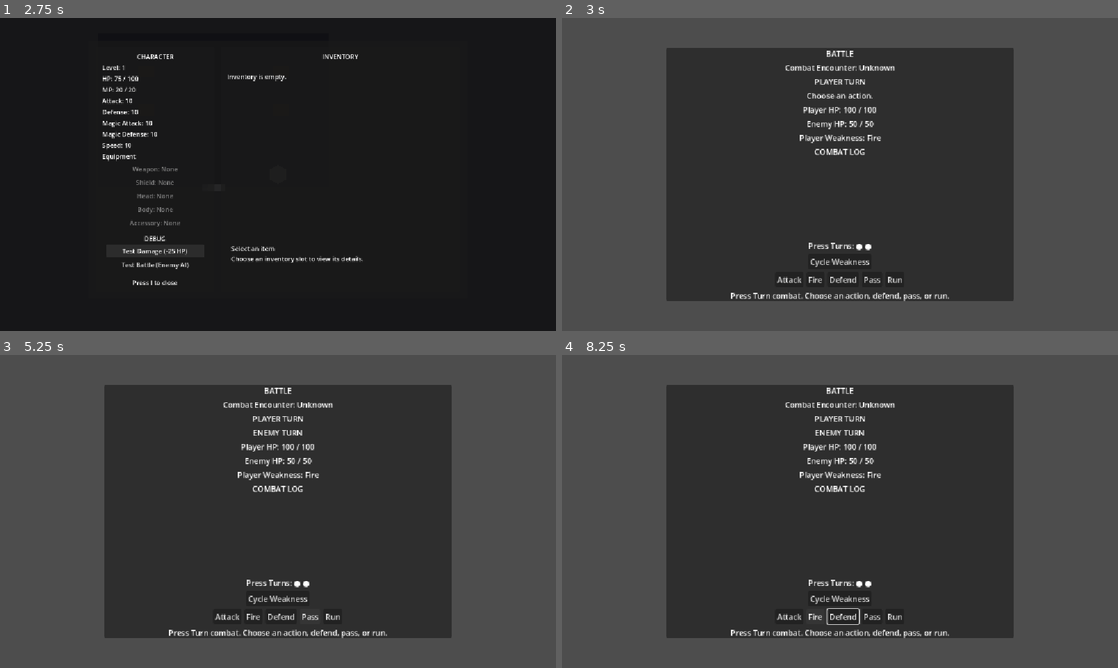
Above: before the commit, frames 1-4 (two rows, left to right).
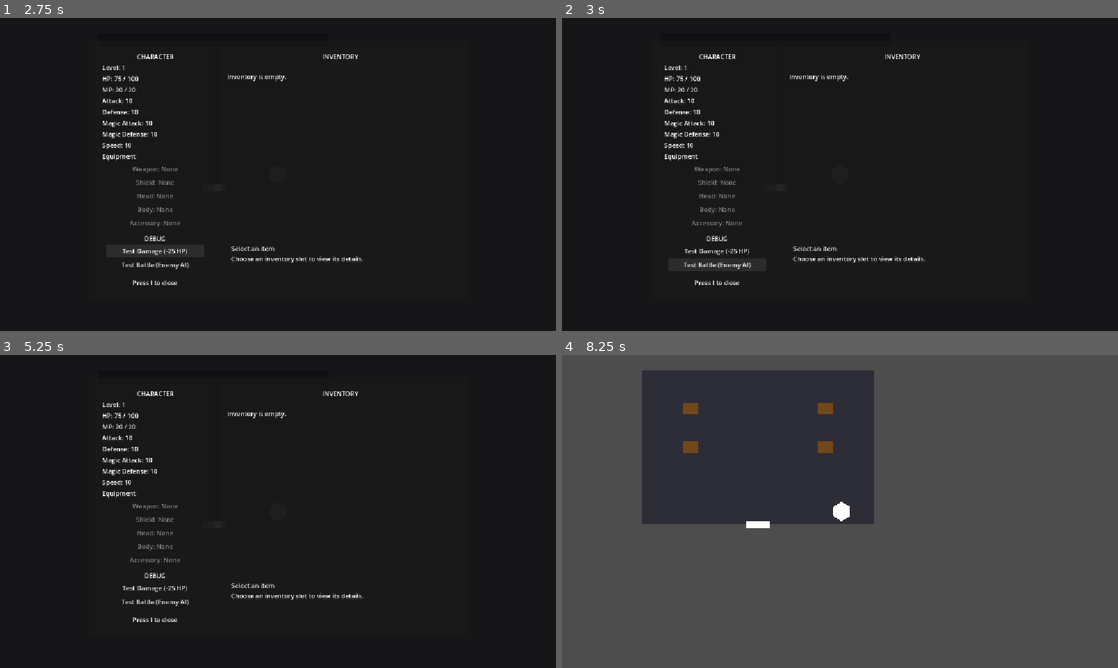
Above: after the commit, the same moments.

Repository: salexume94-pixel/Scripts
Game: Godot game, scene res://scenes/World.tscn
Two runs of this game, one before a commit and one after it. Both use one fixed random seed, a clock stepped at 60 frames per second and the inputs below.
Inputs (mouse positions are in pixels of both pictures, inside the frame that each line leads up to):
- Up to frame 1 (2.75 s): tap Enter at 0.5 s; hold Right (ui_right) 0.53-1.28 s; tap E at 0.6 s; hold Down (ui_down) 1.28-2 s; tap I at 1.35 s; click "Test Damage (-25 HP)" at 2 s
- Up to frame 2 (3 s): click "Test Battle (Enemy AI)" at 2.75 s
- Up to frame 3 (5.25 s): click (278, 599) at 3.5 s, where only the run before the commit has a clickable "Cycle Weakness"; click (283, 617) at 4.25 s, where only the run before the commit has a clickable "Defend"; click (311, 617) at 5 s, where only the run before the commit has a clickable "Pass"
- Up to frame 4 (8.25 s): click (895, 617) at 5.75 s, where only the run before the commit has a clickable "Run"; click (789, 617) at 6.5 s, where only the run before the commit has a clickable "Attack"; click (817, 617) at 7.25 s, where only the run before the commit has a clickable "Fire"; tap I at 8 s; hold Right (ui_right) from 8.03 s (still down); tap E at 8.1 s

Frame 1 is identical in both runs. In frame 2, 53% of the frame differs, in the area x 0-100%, y 0-100%; in frame 3, 53%; in frame 4, 39%.
Error before the commit: Invalid call. Nonexistent function 'get_active_enemy_id' in base 'Node (combat_manager.gd)'. (res://combat/battle.gd:174)
Error after the commit: Parse Error: Cannot infer the type of "next_index" variable because the value doesn't have a set type. (res://systems/combat_manager.gd:117)

Commit message:
Restore CombatManager Battle API

Diff:
--- a/systems/combat_manager.gd
+++ b/systems/combat_manager.gd
@@ -57,6 +57,81 @@
 
 func is_in_combat() -> bool:
 	return active_combat != null
+
+func is_victory() -> bool:
+	return is_in_combat() and active_combat.phase == COMBAT_STATE_SCRIPT.Phase.VICTORY
+
+func is_defeat() -> bool:
+	return is_in_combat() and active_combat.phase == COMBAT_STATE_SCRIPT.Phase.DEFEAT
+
+func is_player_turn() -> bool:
+	return is_in_combat() and active_combat.phase == COMBAT_STATE_SCRIPT.Phase.PLAYER_TURN
+
+func is_enemy_turn() -> bool:
+	return is_in_combat() and active_combat.phase == COMBAT_STATE_SCRIPT.Phase.ENEMY_TURN
+
+func get_active_enemy_id() -> String:
+	return active_combat.enemy_id if is_in_combat() else ""
+
+func get_enemy_hp() -> int:
+	return active_combat.enemy_hp if is_in_combat() else 0
+
+func get_enemy_max_hp() -> int:
+	return active_combat.enemy_max_hp if is_in_combat() else 0
+
+func get_player_press_turns_remaining() -> float:
+	return active_combat.player_press_turns_remaining if is_in_combat() else 0.0
+
+func get_combat_log() -> Array[String]:
+	return combat_log.duplicate()
+
+func add_combat_log(message: String) -> void:
+	if message.is_empty():
+		return
+	_append_combat_log(message)
+
+func get_last_enemy_action_name() -> String:
+	return active_combat.last_enemy_action_name if is_in_combat() else ""
+
+func get_player_weakness_debug() -> String:
+	if not is_in_combat():
+		return "Unknown"
+	for affinity_data in active_combat.player_affinities:
+		if affinity_data == null:
+			continue
+		if affinity_data.affinity == AFFINITIES.Type.WEAK:
+			return DAMAGE_TYPES.get_display_name(affinity_data.damage_type)
+	return "None"
+
+func cycle_player_weakness() -> bool:
+	if not is_in_combat() or active_combat.player_affinities.is_empty():
+		return false
+	var weakness_index := -1
+	for i in range(active_combat.player_affinities.size()):
+		var affinity_data: Resource = active_combat.player_affinities[i]
+		if affinity_data != null and affinity_data.affinity == AFFINITIES.Type.WEAK:
+			weakness_index = i
+			break
+	if weakness_index < 0:
+		return false
+	var next_index := (weakness_index + 1) % active_combat.player_affinities.size()
+	for i in range(active_combat.player_affinities.size()):
+		var affinity_data: Resource = active_combat.player_affinities[i]
+		if affinity_data == null:
+			continue
+		affinity_data.affinity = AFFINITIES.Type.WEAK if i == next_index else AFFINITIES.Type.NORMAL
+	return true
+
+func end_combat() -> void:
+	if not is_in_combat():
+		return
+	var destination := return_scene_path
+	var destination_position := return_player_position
+	active_combat = null
+	combat_log.clear()
+	last_enemy_ai_debug.clear()
+	if not destination.is_empty():
+		SceneManager.change_scene(destination, destination_position)
 
 func start_encounter(enemy_id: String) -> bool:
 	# Start one encounter and record the Player return location.
